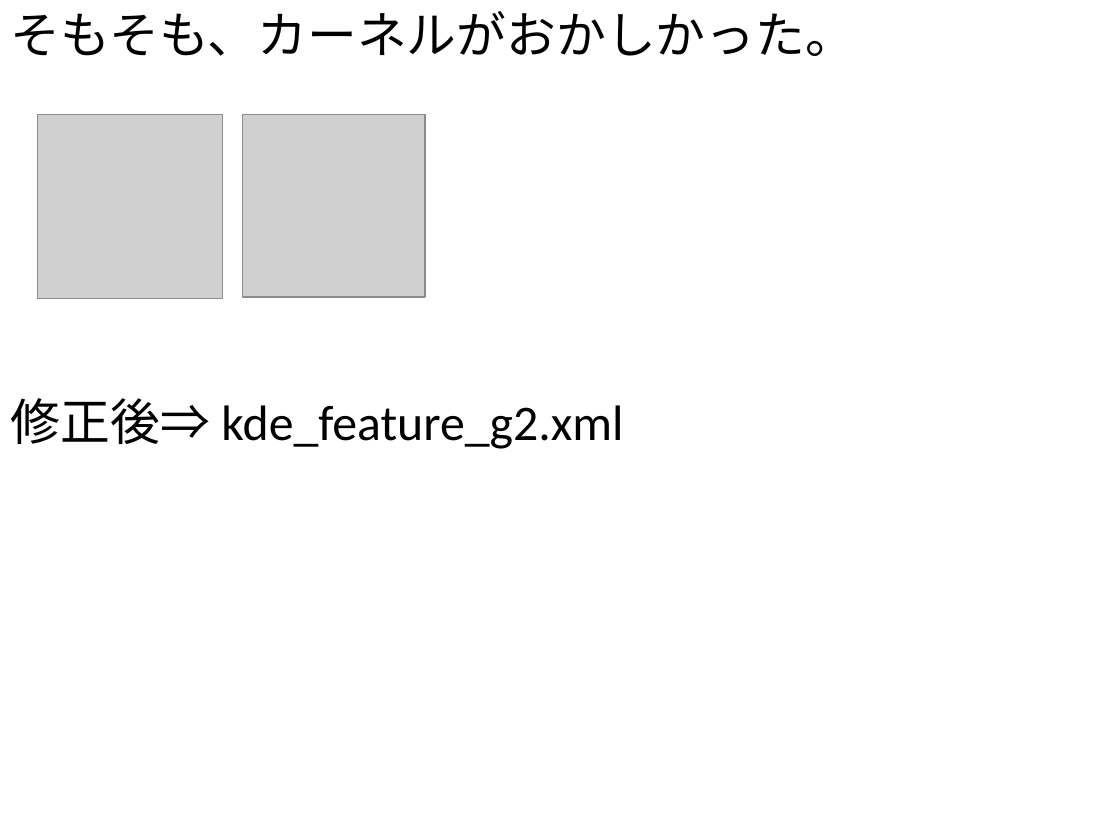
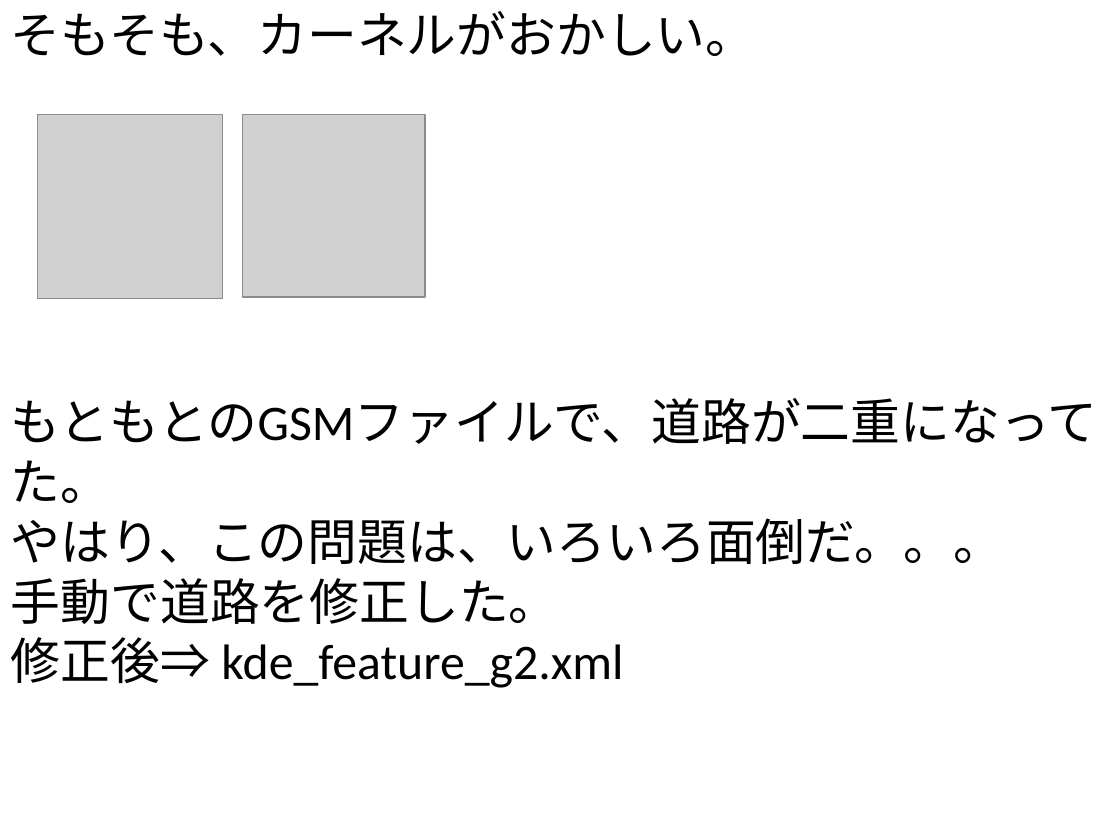
Before and after one commit to gnishida/RoadDesigner, a slide deck: slide 34 of RoadDesigner.pptx. Drawn at 1120x840 pixels with LibreOffice and Linux fonts; fonts in the diff are those of the drawing; grey boxes stand for pictures. Boxes give left, top, right and bottom in pixels: in the first picture for what was removed or moved away, otherwise in the second. Text is boxed around its words. In the diff, an @@ line names an element or a change of style, - is before the commit and + after.

```diff
--- a/RoadDesigner.pptx
+++ b/RoadDesigner.pptx
@@ text at (11, 11, 756, 56): text changed @@
-そもそも、カーネルがおかしかった。
+そもそも、カーネルがおかしい。
@@ text at (11, 398, 1097, 624): paragraphs added @@
+もともとのGSMファイルで、道路が二重になってた。
+やはり、この問題は、いろいろ面倒だ。。。
+手動で道路を修正した。
```
Also in this commit, not shown: 6 slides added, 4 other files.
